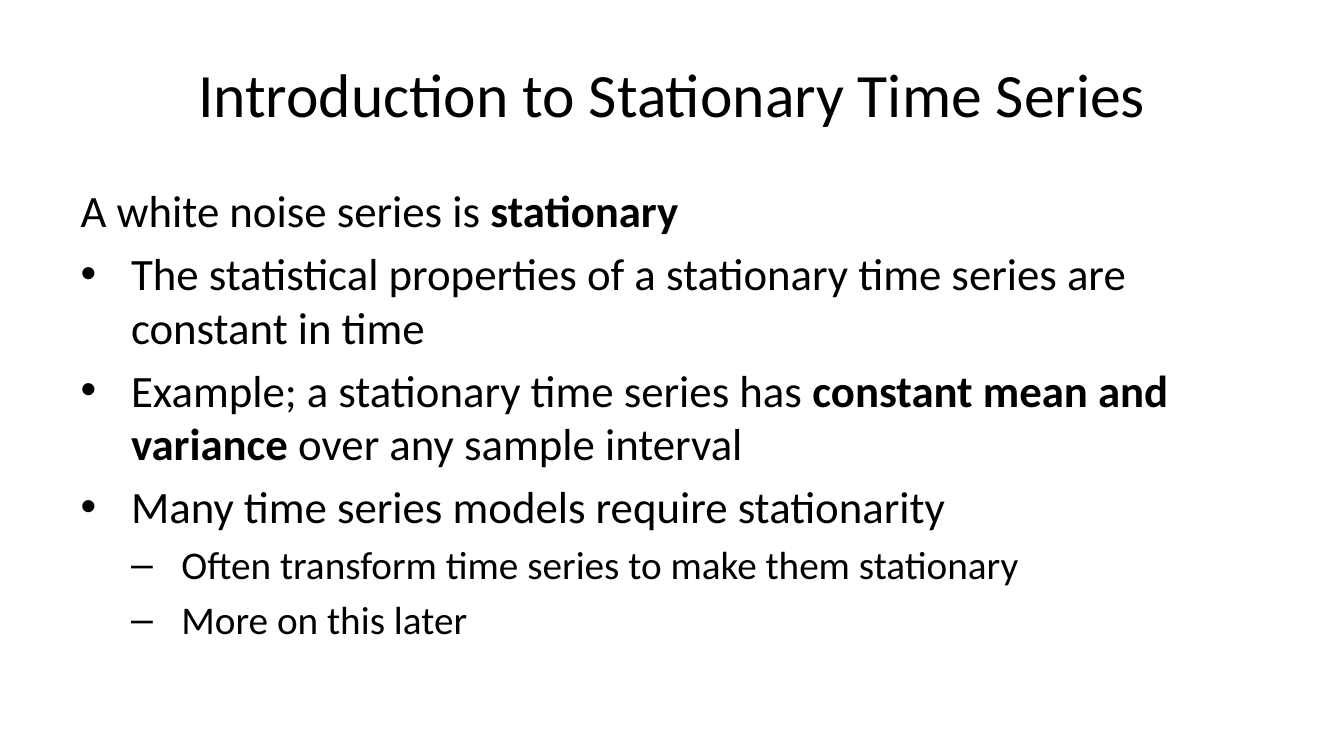
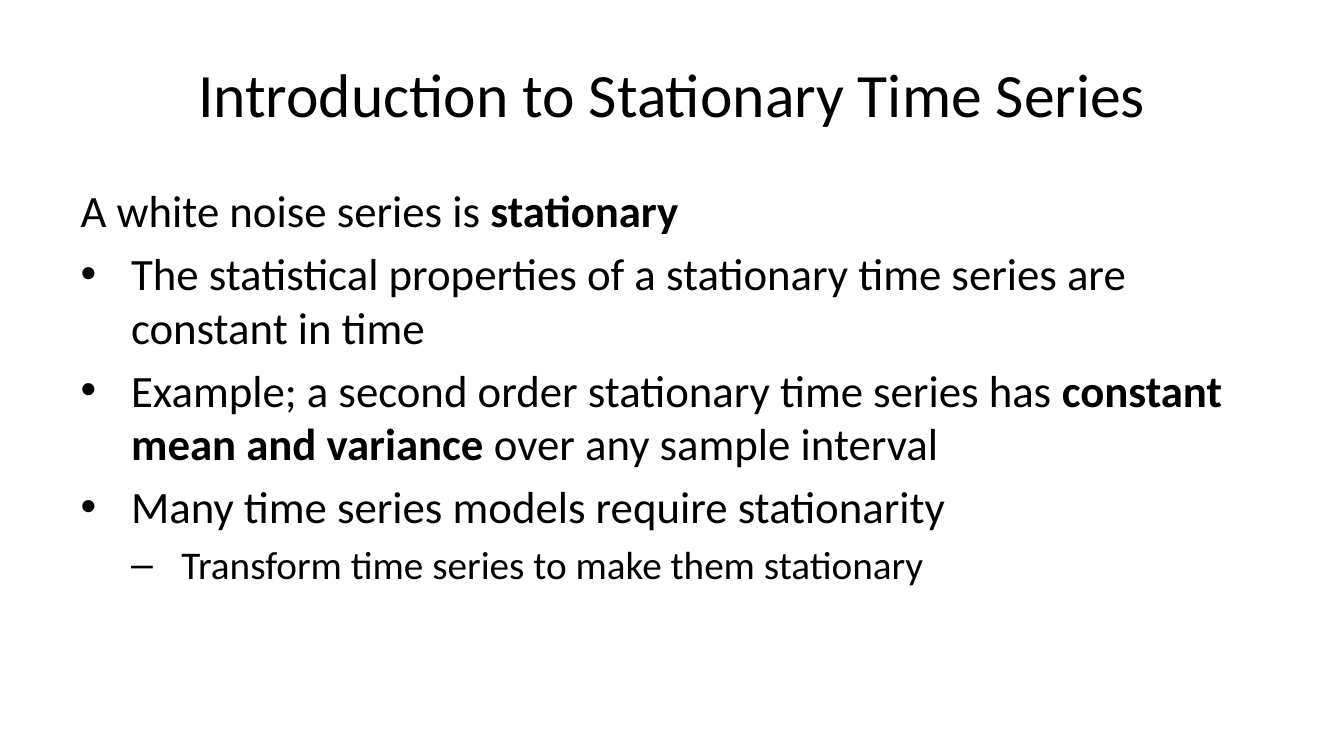
Before and after one commit to StephenElston/CSCI-E-83, a slide deck: slide 17 of LectureSlides/11_IntroductionToTimeSeries.pptx. Drawn at 1344x756 pixels with LibreOffice and Linux fonts; fonts in the diff are those of the drawing. Boxes give left, top, right and bottom in pixels: in the first picture for what was removed or moved away, otherwise in the second. Text is boxed around its words. In the diff, an @@ line names an element or a change of style, - is before the commit and + after.

```diff
--- a/LectureSlides/11_IntroductionToTimeSeries.pptx
+++ b/LectureSlides/11_IntroductionToTimeSeries.pptx
@@ text at [131,376,1222,468]: text changed @@
-• Example; a stationary time series has constant mean and variance over any sample interval
+• Example; a second order stationary time series has constant mean and variance over any sample interval
@@ text at [181,551,923,586]: text changed @@
-  – Often transform time series to make them stationary
-  – More on this later
+  – Transform time series to make them stationary
```
Also in this commit, not shown: 15 other slides changed.
